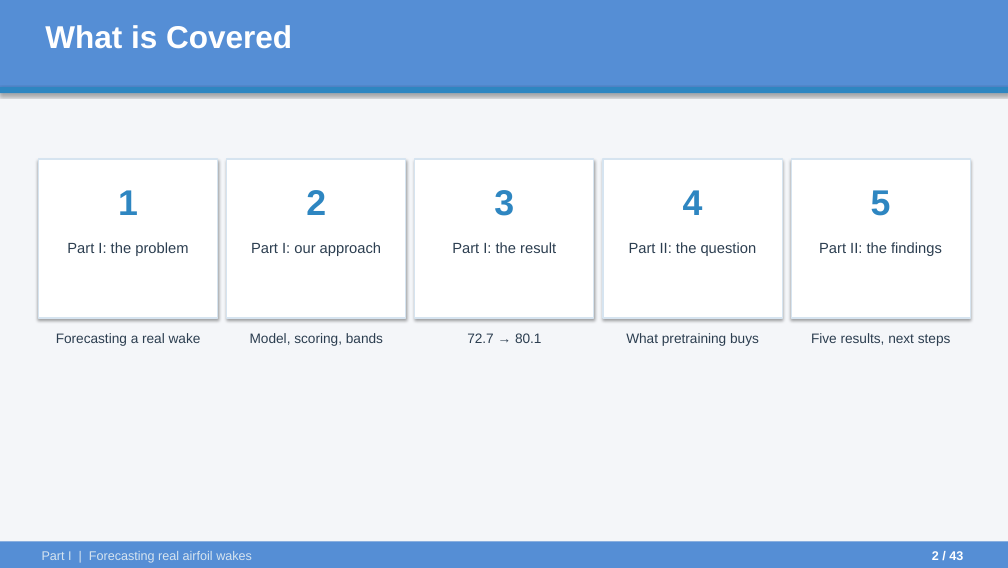
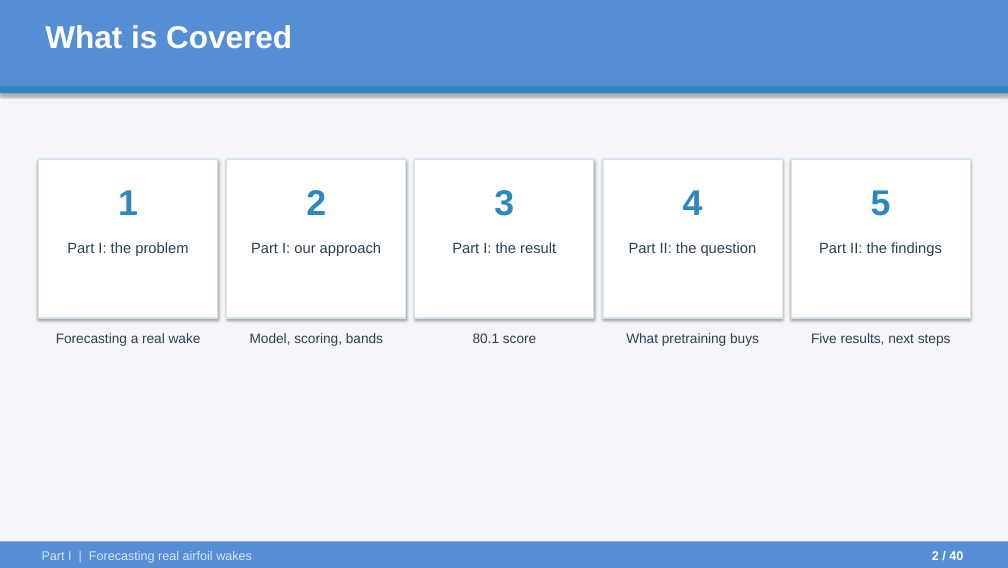
Before and after one commit to ARYAMANN7279/aurora-from-scratch-jax, a slide deck: slide 2 of UGP_Final/UGP_Final_Presentation.pptx. Drawn at 1008x568 pixels with LibreOffice and Linux fonts; fonts in the diff are those of the drawing. Boxes give left, top, right and bottom in pixels: in the first picture for what was removed or moved away, otherwise in the second. Text is boxed around its words. In the diff, an @@ line names an element or a change of style, - is before the commit and + after.

```diff
--- a/UGP_Final/UGP_Final_Presentation.pptx
+++ b/UGP_Final/UGP_Final_Presentation.pptx
@@ text at box(473, 333, 536, 343): text changed @@
-72.7 → 80.1
+80.1 score
@@ text at box(932, 551, 963, 560): text changed @@
-2 / 43
+2 / 40
```
Also in this commit, not shown: 35 other slides changed, 3 slides removed, 30 other files.
